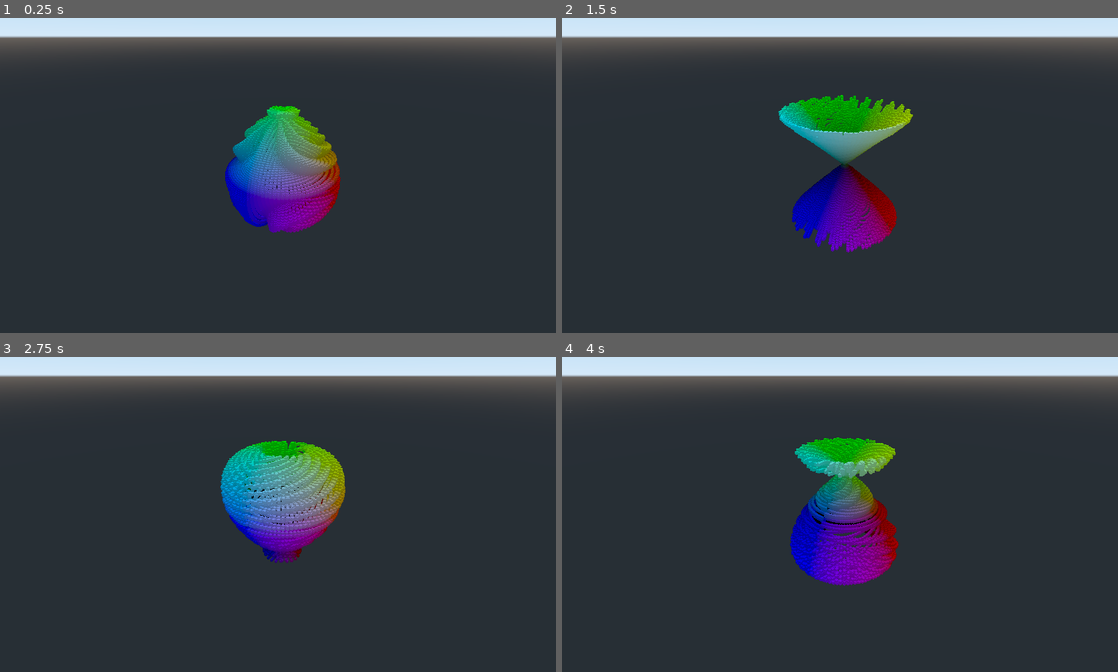
Above: before the commit, frames 1-4 (two rows, left to right).
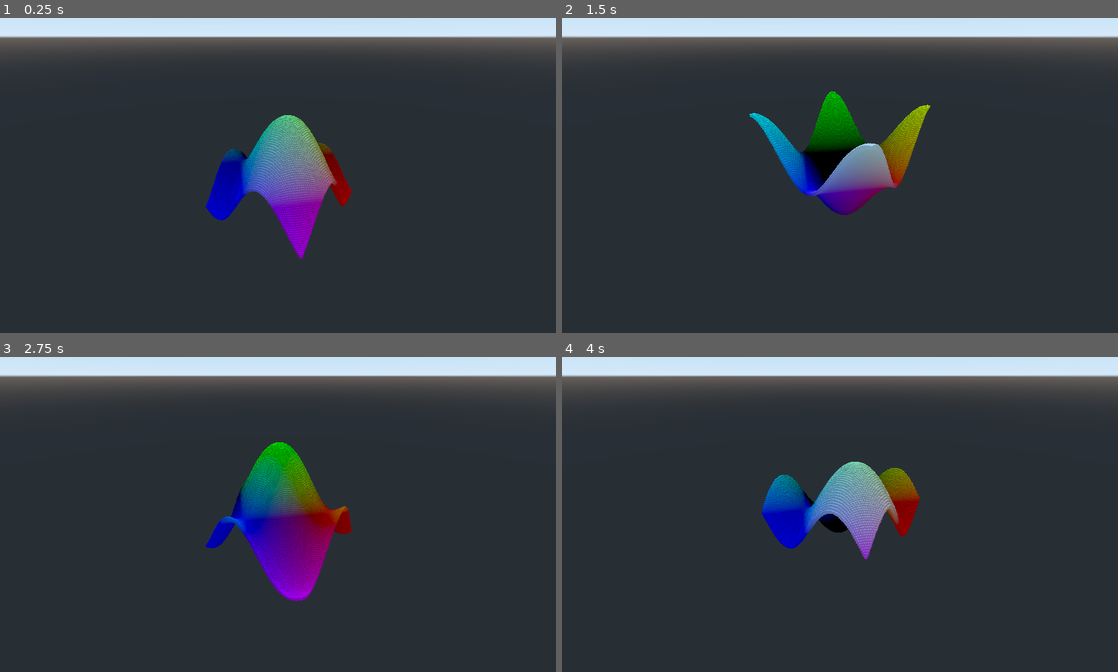
Above: after the commit, the same moments.

Repository: Davholl/3D_Shape_Visualizer
Game: Godot game, scene res://World/World.tscn
Same seed, same stepped clock (60 frames per second), same inputs: the game is played once before the commit and once after it.
Inputs:
- Up to frame 1 (0.25 s): no input
- Up to frame 2 (1.5 s): no input
- Up to frame 3 (2.75 s): no input
- Up to frame 4 (4 s): no input

The runs differ from the first frame. In frame 1, 5.4% of the frame differs, in the area x 37-64%, y 27-77%; in frame 2, 8.8%, in the area x 33-67%, y 23-75%; in frame 3, 7.9%; in frame 4, 8.8%.

Commit message:
mexendo na esfera estrelada

Diff:
--- a/Functions/BandedSphereFunction.gd
+++ b/Functions/BandedSphereFunction.gd
@@ -1,9 +1,9 @@
 extends Spatial
 
 static func graph_function(x, z, t):
-	var radius = 0.9 + 0.1 * sin(PI * (6.0 * x * 4.0 * z + t));
-	var perturbation = radius * cos(0.5 * PI * z + t);
+	var radius = 0.9 + 0.1 * sin(PI * (6.0 * x * 4.0 * z));
+	var perturbation = radius * cos(0.5 * PI * z);
 	var newX = perturbation * sin(PI * x)
 	var newY = radius * sin(PI * 0.5 *z)
-	var newZ = perturbation * cos(PI * x)
+	var newZ = perturbation * cos(PI * x + t)
 	return Vector3(newX, newY, newZ);
--- a/World/World.tscn
+++ b/World/World.tscn
@@ -23,7 +23,7 @@
 [node name="GraphManager" type="Spatial"]
 script = ExtResource( 10 )
 elements = 100
-currentfunction = 9
+currentfunction = 1
 
 [node name="Camera" type="Camera" parent="."]
 transform = Transform( 0.819152, -0.286788, 0.496732, 0, 0.866025, 0.5, -0.573577, -0.409576, 0.709406, 2, 2, 3 )
